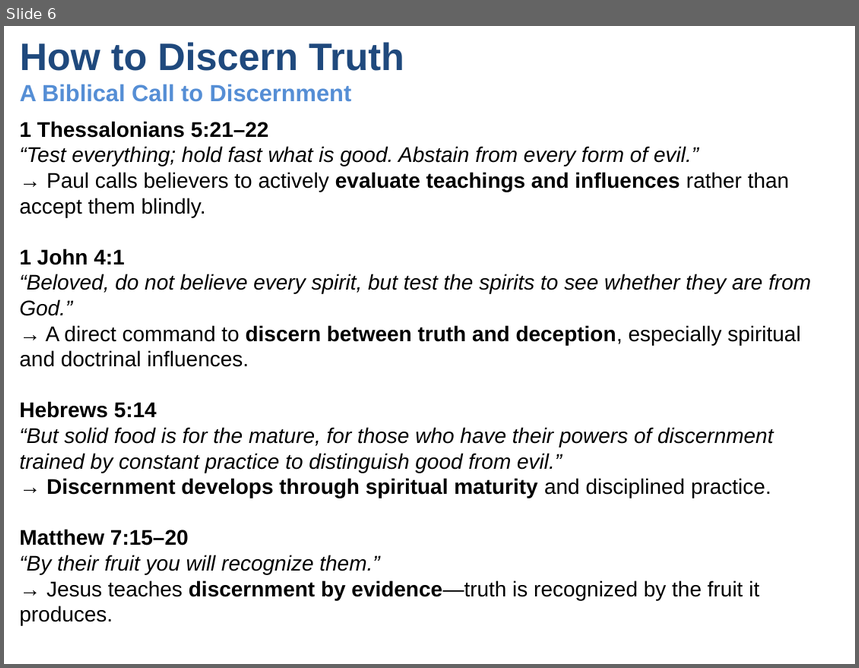
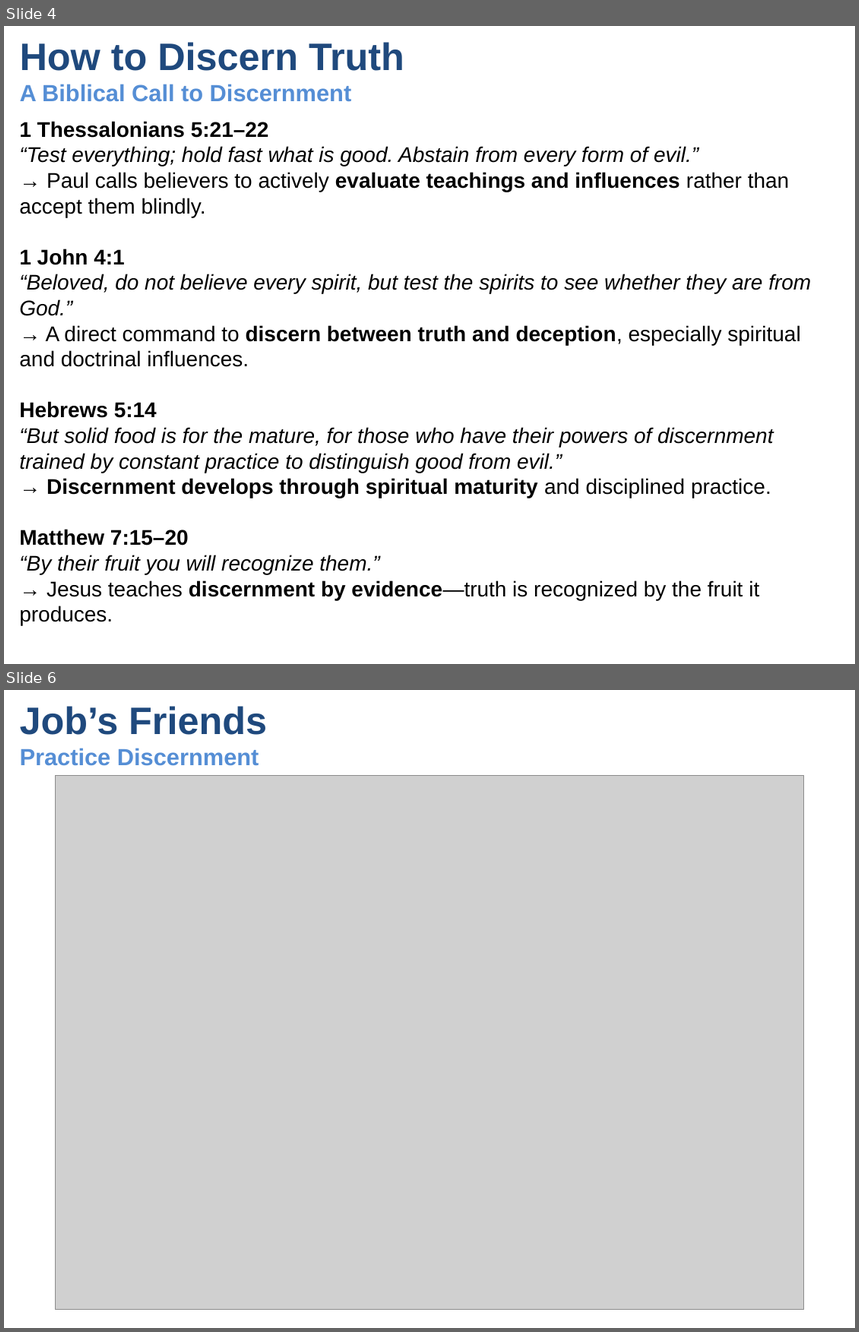
Before and after one commit to UsefulEngines/EvangelismPublic, a slide deck: 2025-Q3/Unity1/2025-07-06-Unity.pptx. Shown one above the other, each under a label of ours: slide 6 before the commit, slides 4 and 6 after it; the slides between them are not shown. The pictures are 859x668 and 859x1332 pixels, drawn with LibreOffice and Linux fonts; fonts in the diff are those of the drawing; grey boxes stand for pictures. Boxes give left, top, right and bottom in pixels: in the first picture for what was removed or moved away, otherwise in the second. Text is boxed around its words. In the diff, an @@ line names an element or a change of style, - is before the commit and + after.

```diff
--- a/2025-Q3/Unity1/2025-07-06-Unity.pptx
+++ b/2025-Q3/Unity1/2025-07-06-Unity.pptx
@@ slide 6 added at [4,690,855,1328], background #FFFFFF @@
@@ title added at [20,706,267,766], 19.8 pt, text #558ED5, bold @@
+Job’s Friends
+Practice Discernment
@@ picture added at [55,775,804,1309] @@
@@ what was slide 6 is now slide 4 @@
```
Also in this commit, not shown: 2 slides changed, 1 other slide added, 2 slides removed.
